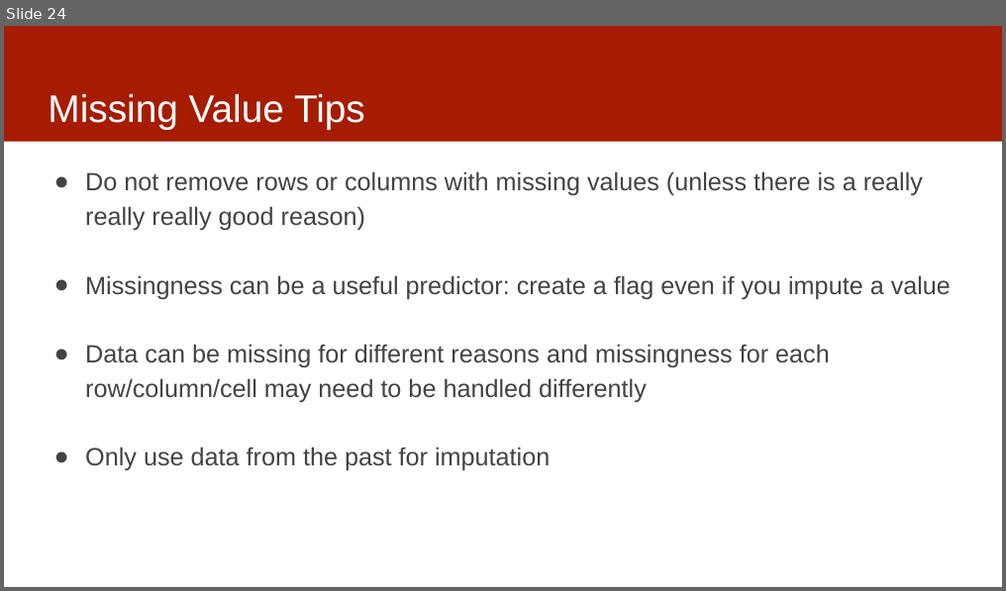
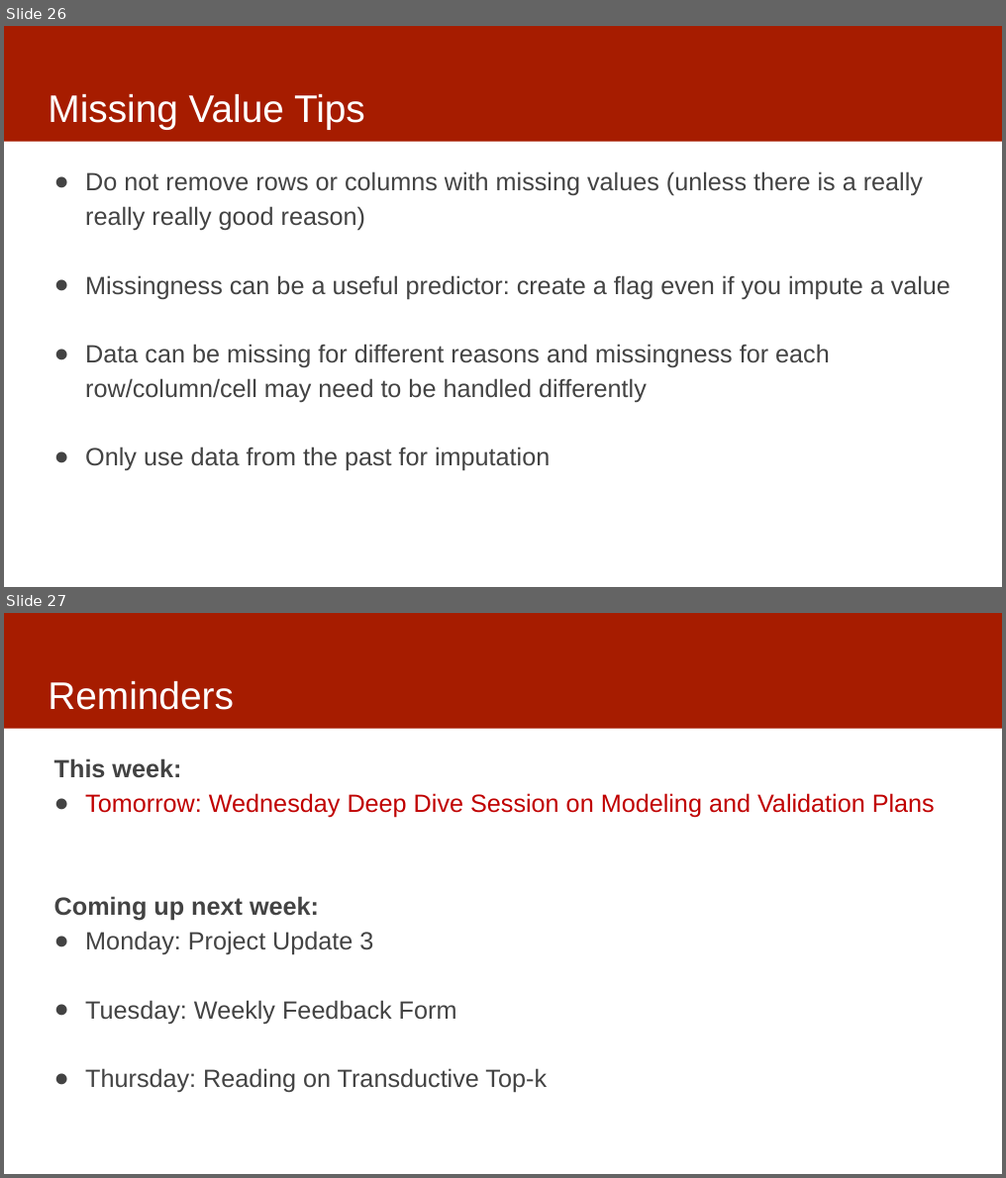
Before and after one commit to dssg/MLinPractice, a slide deck: Lectures/Lecture7-Features.pptx. Shown one above the other, each under a label of ours: slide 24 before the commit, slides 26 and 27 after it. The pictures are 1006x591 and 1006x1178 pixels, drawn with LibreOffice and Linux fonts; fonts in the diff are those of the drawing. Boxes give left, top, right and bottom in pixels: in the first picture for what was removed or moved away, otherwise in the second. Text is boxed around its words. In the diff, an @@ line names an element or a change of style, - is before the commit and + after.

```diff
--- a/Lectures/Lecture7-Features.pptx
+++ b/Lectures/Lecture7-Features.pptx
@@ slide 27 added at (4, 613, 1002, 1174), background #FFFFFF; not listed: 1 template element that a slide beside it also shows @@
@@ title added at (48, 681, 234, 710), 37 pt, text #FFFFFF @@
+Reminders
@@ text added at (54, 759, 935, 1093), 24 pt, text #434343 @@
+This week:
+● Tomorrow: Wednesday Deep Dive Session on Modeling and Validation Plans
+Coming up next week:
+● Monday: Project Update 3
+● Tuesday: Weekly Feedback Form
+● Thursday: Reading on Transductive Top-k
@@ what was slide 24 is now slide 26 @@
```
Also in this commit, not shown: 5 slides changed, 1 other slide added.
